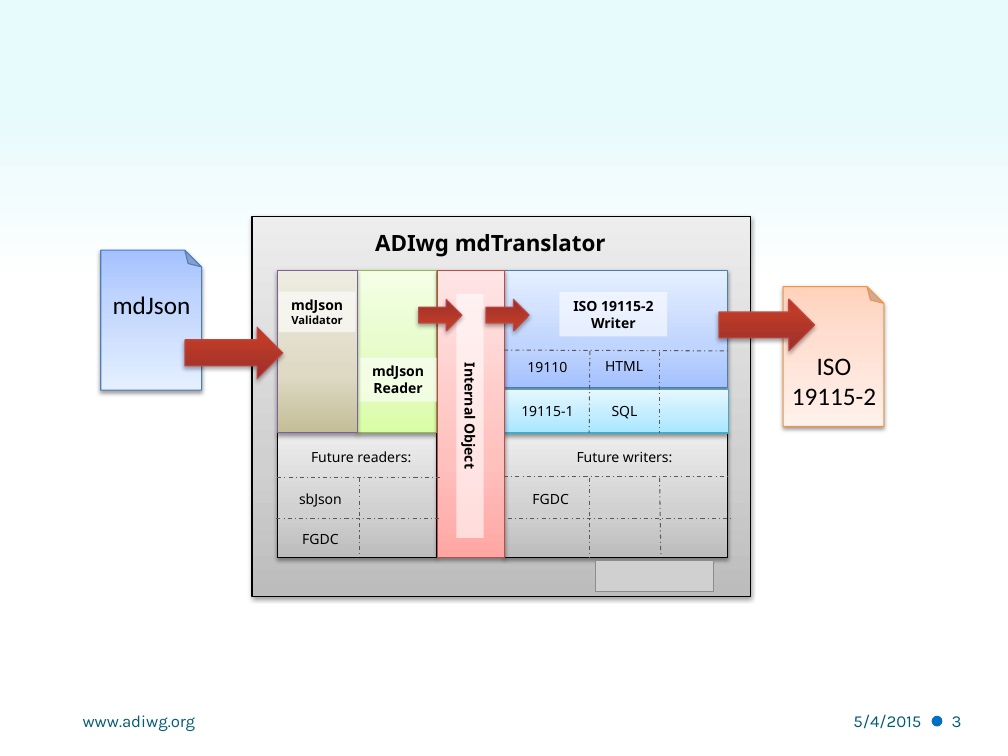
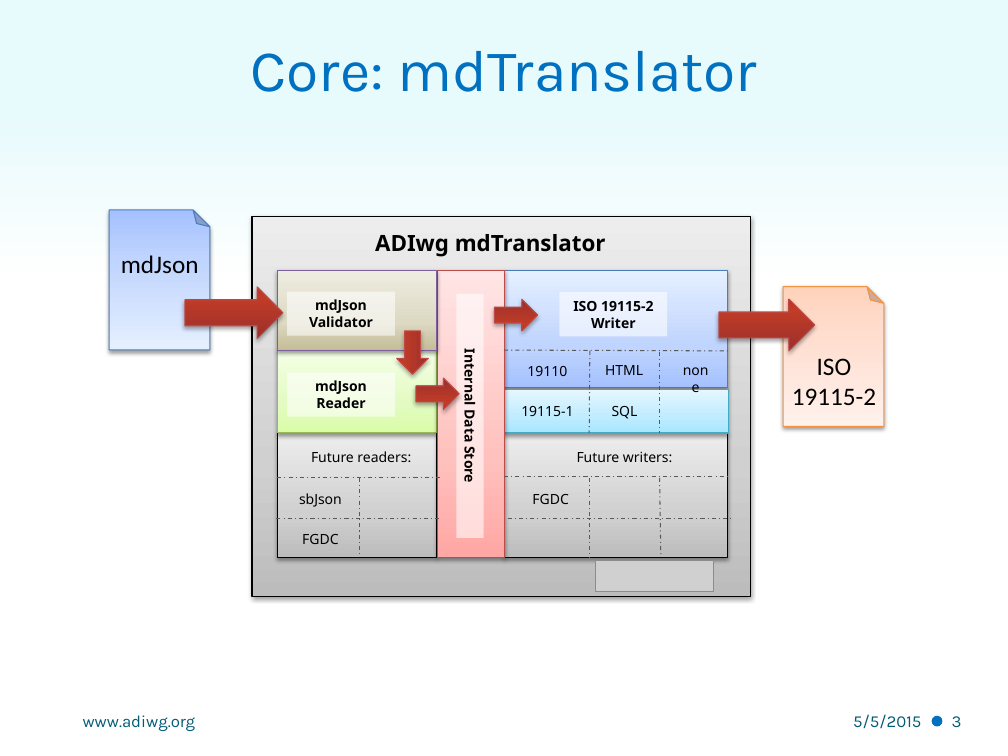
Before and after one commit to adiwg/mdWorkshop, a slide deck: slide 3 of S1 - Intro to Toolkit.pptx. Drawn at 1008x756 pixels with LibreOffice and Linux fonts; fonts in the diff are those of the drawing; grey boxes stand for pictures; background and template pictures are left out. Boxes give left, top, right and bottom in pixels: in the first picture for what was removed or moved away, otherwise in the second. Text is boxed around its words. In the diff, an @@ line names an element or a change of style, - is before the commit and + after.

```diff
--- a/S1 - Intro to Toolkit.pptx
+++ b/S1 - Intro to Toolkit.pptx
@@ title added at (x1=251, y1=51, x2=757, y2=92), 42 pt, text #0070C0 @@
+Core: mdTranslator
@@ folded corner moved from (x1=101, y1=250, x2=202, y2=390) to (x1=109, y1=210, x2=210, y2=350) @@
@@ text "mdJson" moved from (x1=113, y1=296, x2=191, y2=315) to (x1=121, y1=255, x2=199, y2=274) @@
@@ right arrow moved from (x1=184, y1=327, x2=282, y2=378) to (x1=184, y1=287, x2=282, y2=339) @@
@@ rectangle resized from (x1=277, y1=271, x2=357, y2=433) to (x1=277, y1=271, x2=436, y2=351) @@
@@ rectangle "mdJson" resized from (x1=279, y1=291, x2=356, y2=332) to (x1=287, y1=291, x2=395, y2=336) @@
@@ left arrow moved from (x1=486, y1=299, x2=529, y2=331) to (x1=494, y1=299, x2=537, y2=331) @@
@@ text in rectangle at (x1=309, y1=316, x2=373, y2=327): size 8 to 10 pt in "Validator" @@
@@ rectangle resized from (x1=357, y1=270, x2=436, y2=432) to (x1=277, y1=350, x2=436, y2=432) @@
@@ left arrow added at (x1=397, y1=331, x2=428, y2=374), fill gradient #9C2F2D to #C03C26 to #BE2E2A, outline #BF4C48 0.75 pt @@
@@ text in rectangle at (x1=461, y1=355, x2=480, y2=482): text changed @@
-Internal Object
+Internal Data Store
@@ text "19110" moved from (x1=527, y1=362, x2=567, y2=372) to (x1=527, y1=366, x2=567, y2=376) @@
@@ text "HTML" moved from (x1=605, y1=361, x2=643, y2=371) to (x1=605, y1=365, x2=643, y2=375) @@
@@ text added at (x1=670, y1=357, x2=722, y2=384), 10 pt, text #000000 @@
+none
@@ rectangle "mdJson" resized from (x1=360, y1=358, x2=437, y2=402) to (x1=287, y1=373, x2=395, y2=417) @@
@@ left arrow moved from (x1=418, y1=299, x2=462, y2=331) to (x1=416, y1=378, x2=460, y2=409) @@
@@ text at (x1=853, y1=714, x2=921, y2=729): text changed @@
-5/4/2015
+5/5/2015
```
Also in this commit, not shown: 11 other slides changed.
